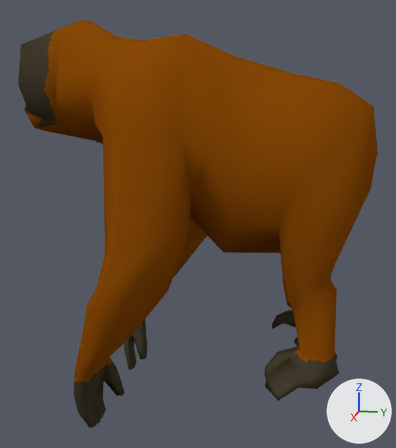
A saved change to the Blender file ape/orangutan/ape_orangutan.blend.
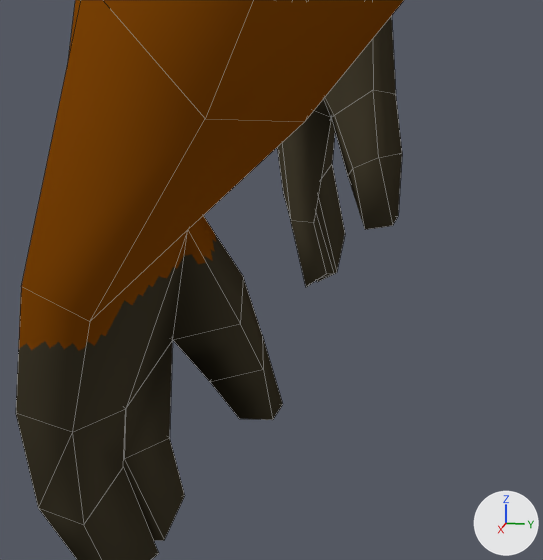
Each version is shown whole from a 50 mm camera at (5.11, 0.42, 2.54) aimed at (-0.01, -0.6, 1.26), then close up on the part from 18% to 44% of the width and 70% to 94% of the height. Arrows for +X, +Y and +Z are at lower right; the lights stay in place. The last two pictures show the newer version. The close-ups show mesh edges as thin lines.

The older version as bpy lines, for what is in view:
```python
me_cube_001 = bpy.data.meshes.new('Cube.001')
me_cube_001.from_pydata(...)  # 221 vertices, 228 faces; spans x 0.0..1.14, y -2.26..1.03, z -0.68..3.16
me_cube_001.polygons.foreach_set('use_smooth', [True] * 228)
# faces by material slot: [205, 23]
me_cube_001.materials.append(mat_ape_001)
me_cube_001.materials.append(mat_mouth_001)  # picture img_ape_mouth_001
ob_orangutan = bpy.data.objects.new('Orangutan', me_cube_001)
ob_orangutan.location = (0.0, 0.0, 0.0)
_m = ob_orangutan.modifiers.new('Mirror', 'MIRROR')
_m.use_clip = True
```
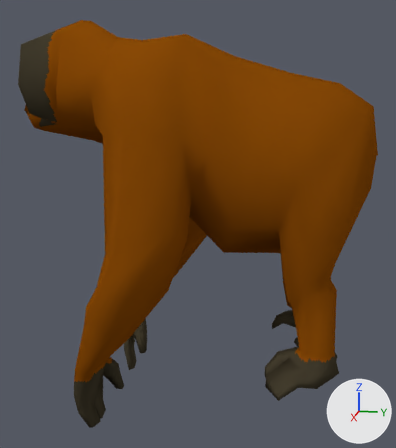
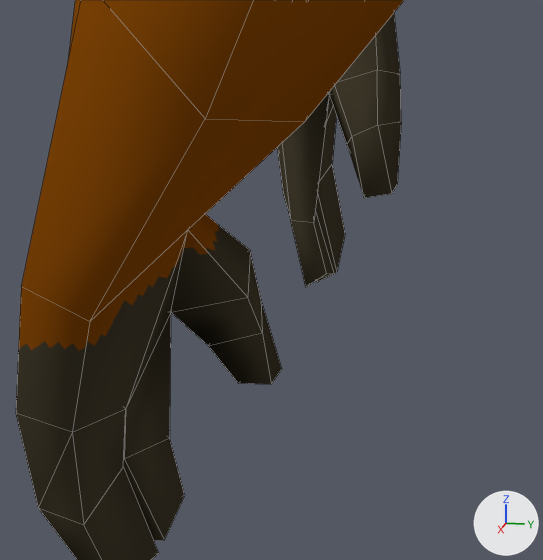
Where the change shows, as pixel boxes (x1, y1, x2, y2) in the close-ups (543 x 560 px; the box of a moved part takes in the faces that stretch with it):
part 1 of me_cube_001, moved or reshaped: before (188, 16, 402, 367); after (188, 13, 401, 332)
part 2 of me_cube_001, moved or reshaped: before (124, 97, 353, 459); after (124, 86, 352, 459)
part 3 of me_cube_001, moved or reshaped: before (210, 153, 402, 420); after (209, 121, 401, 384)

Diff of the bpy script that builds the scene:
```diff
--- a/ape/orangutan/ape_orangutan.blend.py
+++ b/ape/orangutan/ape_orangutan.blend.py
@@ me_cube_001 @@
 me_cube_001.from_pydata(...)  # 221 vertices, 228 faces; spans x 0.0..1.14, y -2.26..1.03, z -0.68..3.16
 # used by ob_orangutan; location = (0.0, 0.0, 0.0)
+# me_cube_001 part 1: all 2 vertices in x 0.42..0.51, y -1.34..-1.31, z -0.19..-0.14 are moved by (-0.01, 0.01, 0.05)
+# me_cube_001 part 2: the 1 vertex in x 0.49, y -1.46, z -0.25 is moved by (0.0, 0.0, 0.06)
+# me_cube_001 part 3: all 9 vertices in x 0.37..0.46, y -1.43..-1.28, z -0.45..-0.21 are moved by (0.0, 0.0, 0.08)
 me_cube_001.materials.append(mat_ape_001)
```
